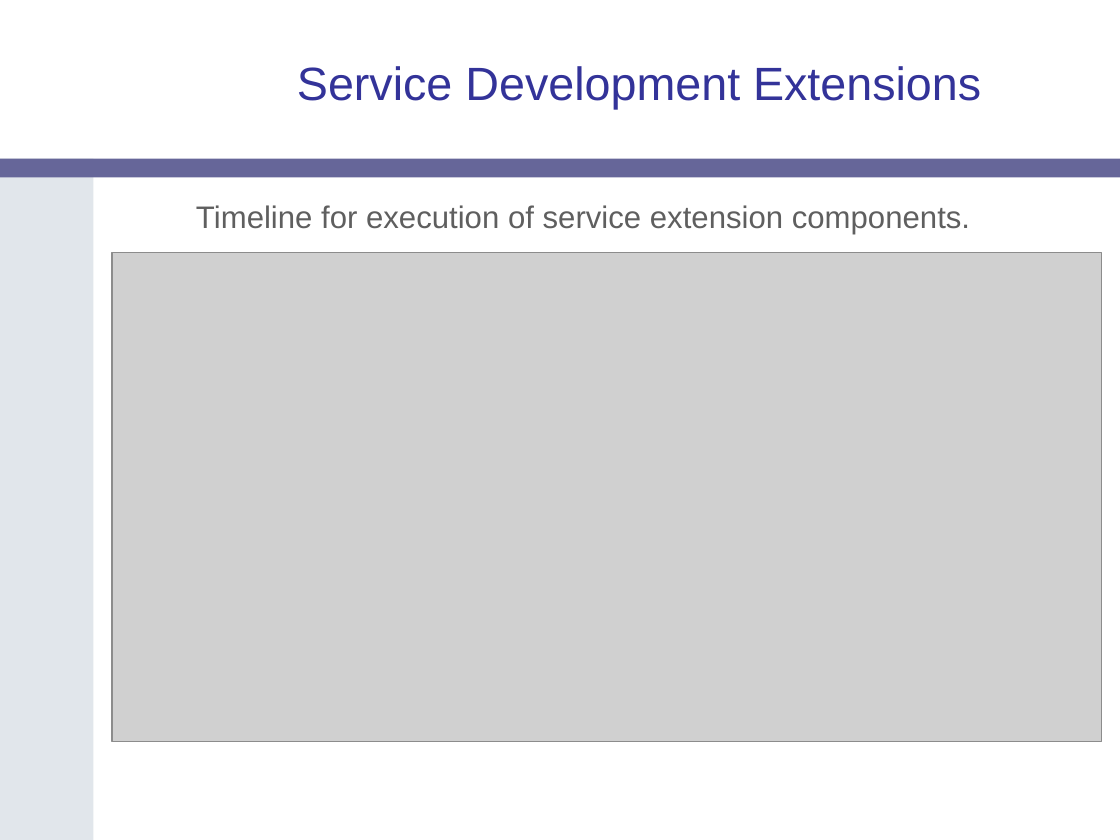
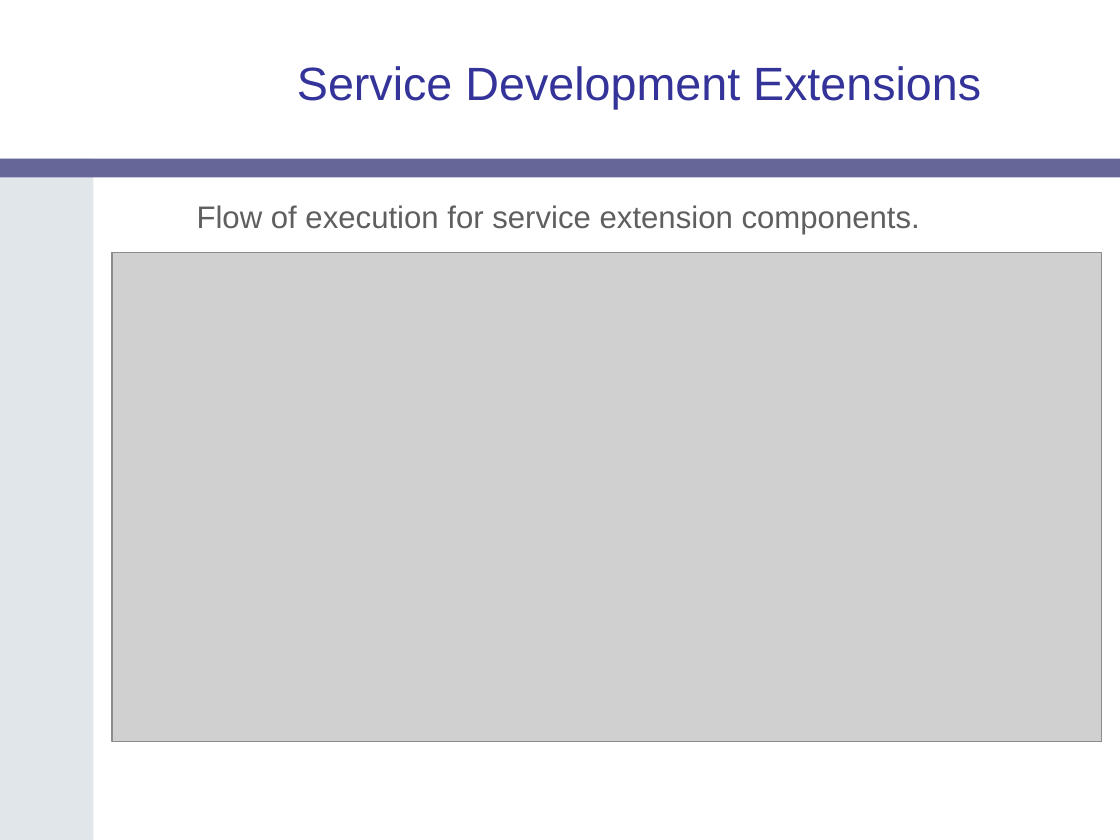
Before and after one commit to NCIP/cagrid-portal, a slide deck: slide 19 of cagrid-1-0/Documentation/presentations/introduce/Introduce-OGF19.ppt. Drawn at 1120x840 pixels with LibreOffice and Linux fonts; fonts in the diff are those of the drawing; grey boxes stand for pictures; background and template pictures are left out. Boxes give left, top, right and bottom in pixels: in the first picture for what was removed or moved away, otherwise in the second. Text is boxed around its words. In the diff, an @@ line names an element or a change of style, - is before the commit and + after.

```diff
--- a/cagrid-1-0/Documentation/presentations/introduce/Introduce-OGF19.ppt
+++ b/cagrid-1-0/Documentation/presentations/introduce/Introduce-OGF19.ppt
@@ text at [197,205,920,234]: text changed @@
-Timeline for execution of service extension components.
+Flow of execution for service extension components.
```
Also in this commit, not shown: 3 other slides changed.
